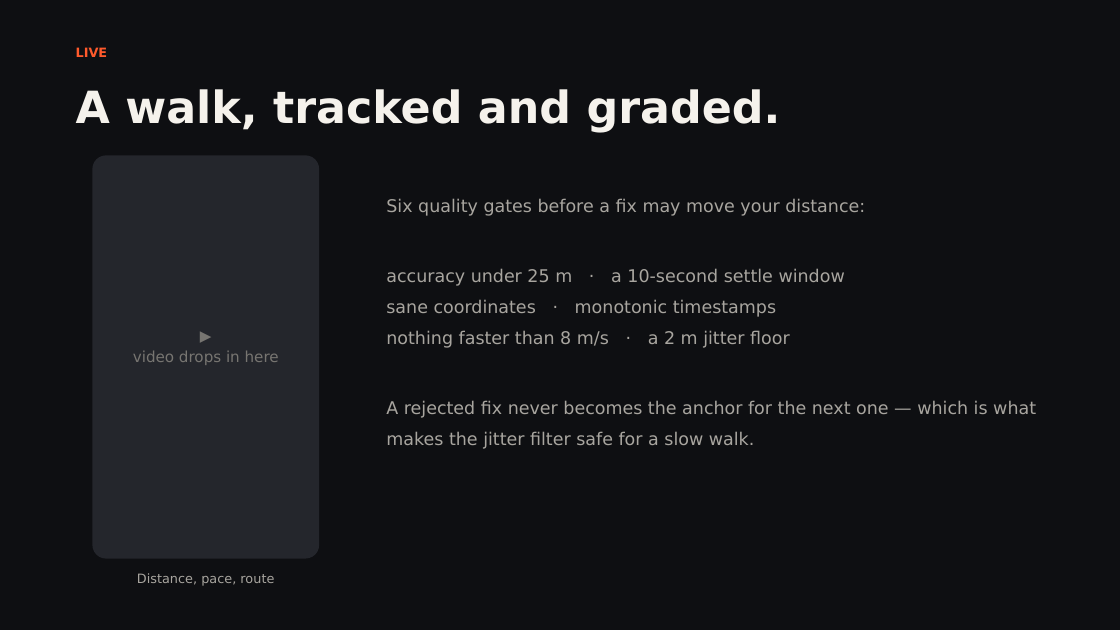
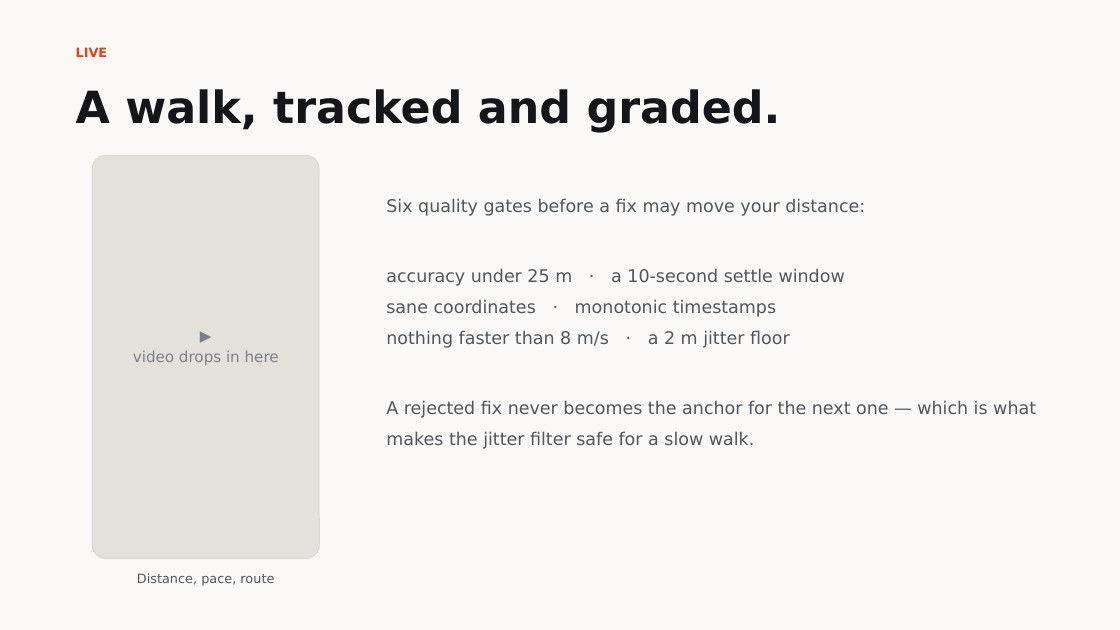
Before and after one commit to omkarrr88/ClashFit, a slide deck: slide 8 of ClashFit.pptx. Drawn at 1120x630 pixels with LibreOffice and Linux fonts; fonts in the diff are those of the drawing. Boxes give left, top, right and bottom in pixels: in the first picture for what was removed or moved away, otherwise in the second. Text is boxed around its words. In the diff, an @@ line names an element or a change of style, - is before the commit and + after.

```diff
--- a/ClashFit.pptx
+++ b/ClashFit.pptx
@@ rectangle at [0,0,1120,630]: fill #0E0F12 to #FAF9F7 @@
@@ text "LIVE" at [76,47,108,57]: text colour #FF5A2C to #E04418 @@
@@ text "A walk, tracked and graded." at [76,89,781,133]: text colour #F5F2EC to #14161A @@
@@ rounded rectangle at [92,155,319,559]: fill #24262C to #E4E1DB; outline none to #DDD9D2 1 pt @@
@@ text "Six quality gates before a ..." at [386,199,1036,449]: text colour #A8A59F to #51565D @@
@@ text "▶" at [133,350,279,365]: text colour #777571 to #7C8188 @@
@@ text "Distance, pace, route" at [137,573,274,586]: text colour #A8A59F to #51565D @@
```
Also in this commit, not shown: 9 other slides changed, 2 other files.
